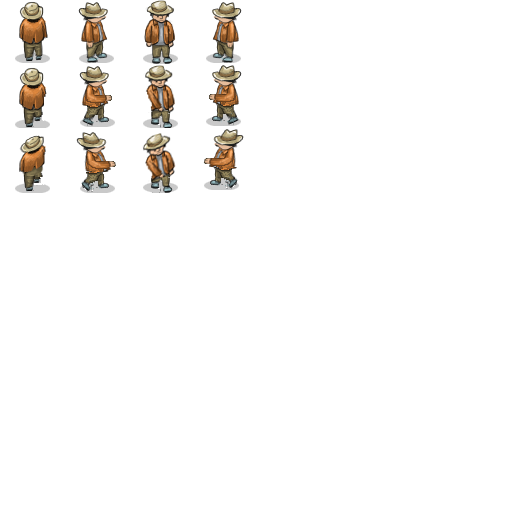
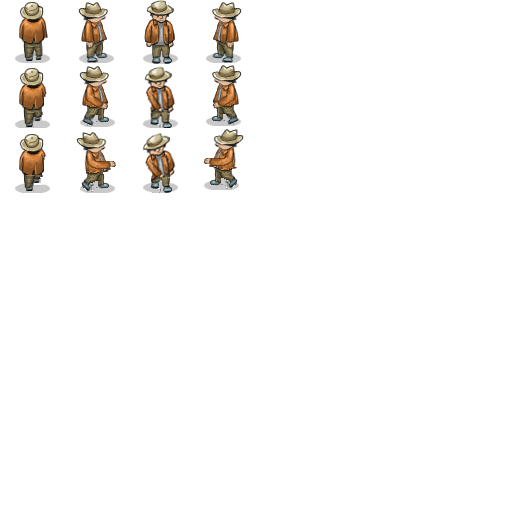
Layer changes from the first 512x512 image to the second:
renamed "Layer 6" to "Layer 9", painted on it over [19, 133, 92, 175]
painted on "Layer 3" over [89, 64, 232, 128]
